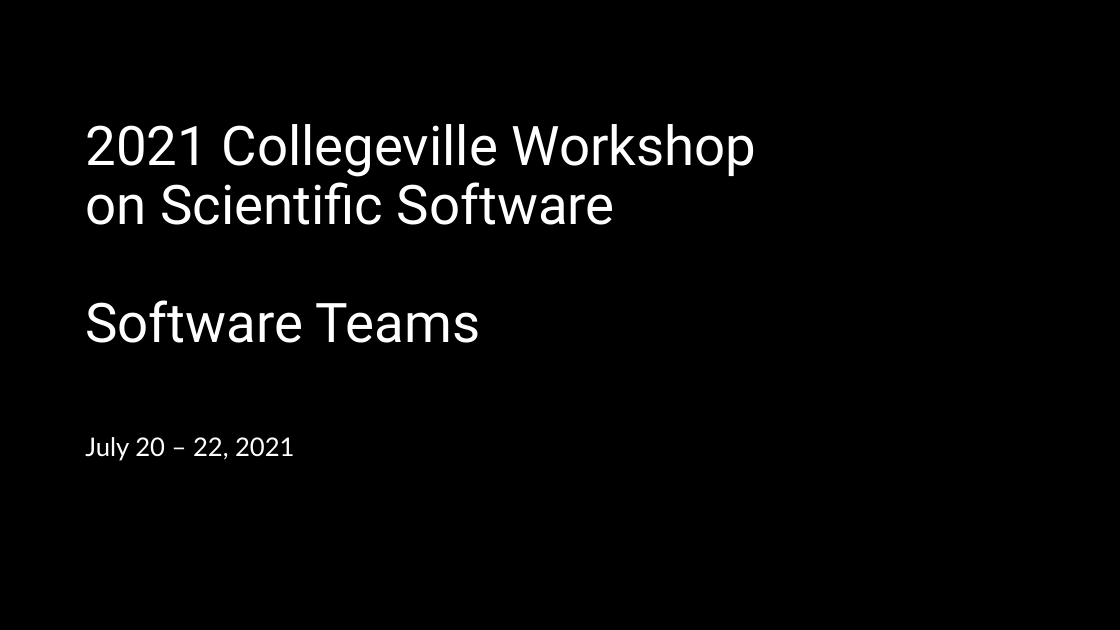
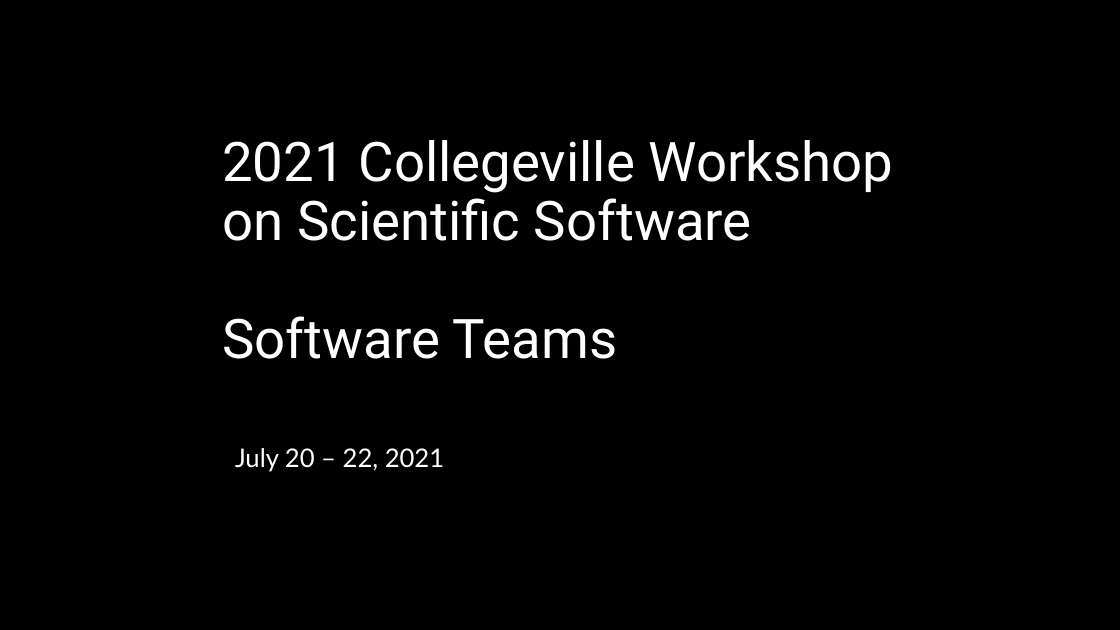
Before and after one commit to Collegeville/Workshops, a slide deck: slide 1 of assets/img/CW21.pptx. Drawn at 1120x630 pixels with LibreOffice and Linux fonts; fonts in the diff are those of the drawing; background and template pictures are left out; a plain dark background stands for a picture behind light text. Boxes give left, top, right and bottom in pixels: in the first picture for what was removed or moved away, otherwise in the second. Text is boxed around its words. In the diff, an @@ line names an element or a change of style, - is before the commit and + after.

```diff
--- a/assets/img/CW21.pptx
+++ b/assets/img/CW21.pptx
@@ title "2021 Collegeville Workshop on Scientific ...": place and size @@
-title "2021 Collegeville Workshop on Scientific ..." at [85,124,757,343]
+title "2021 Collegeville Workshop on Scientific ..." at [222,140,894,359]
@@ subtitle "July 20 – 22, 2021": place and size @@
-subtitle "July 20 – 22, 2021" at [85,437,294,461]
+subtitle "July 20 – 22, 2021" at [235,448,444,472]
```
Also in this commit, not shown: 1 other file.
